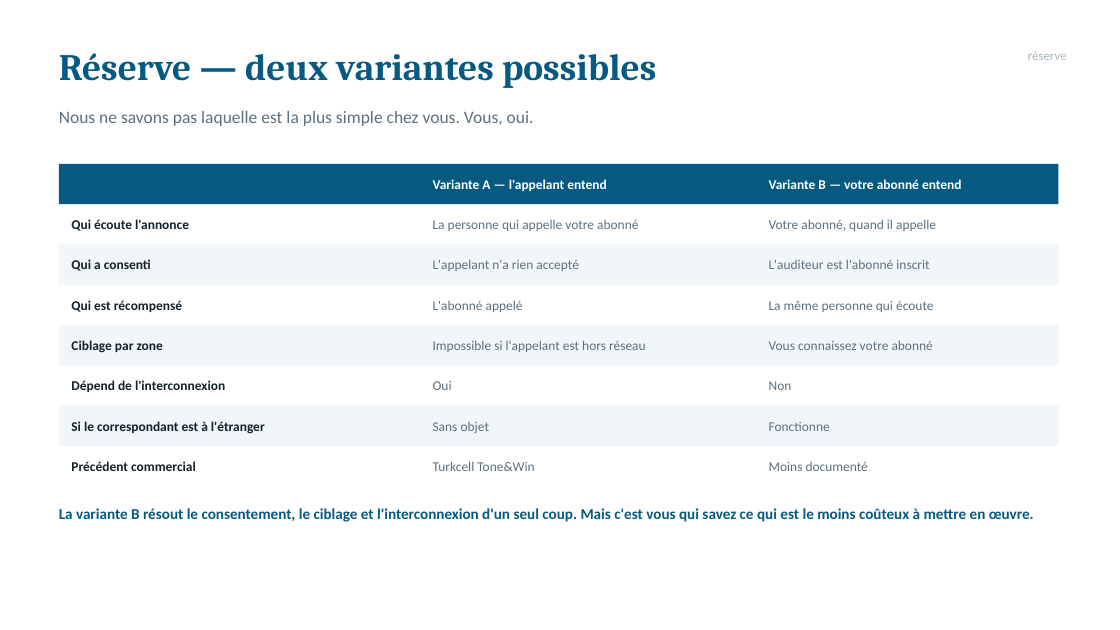
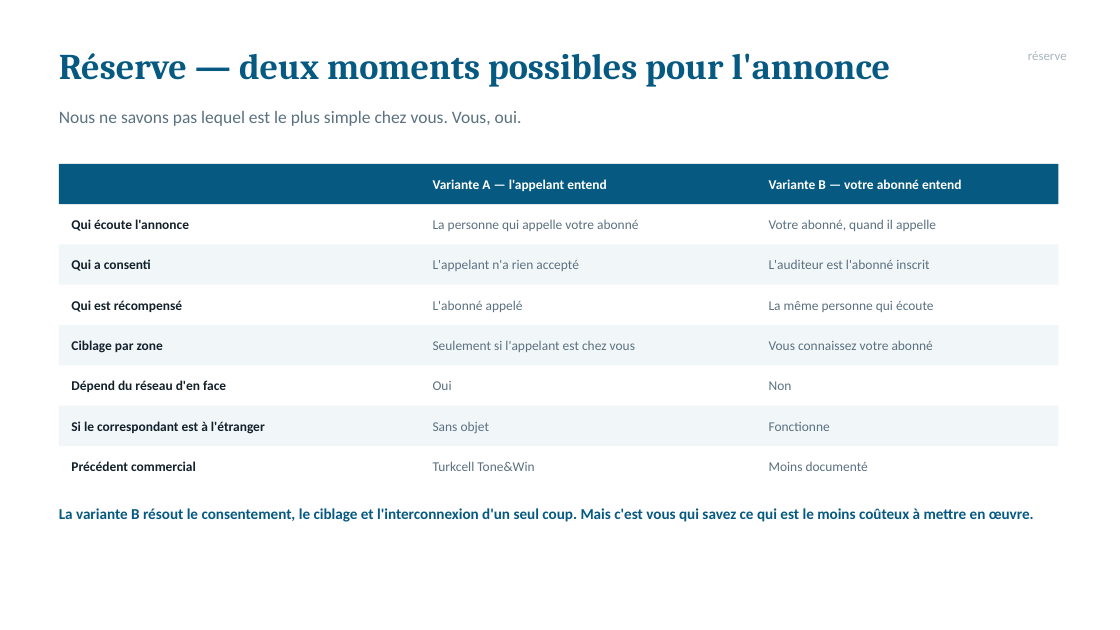
Before and after one commit to techres2boost/mms-consulting, a slide deck: slide 8 of docs/presentation/Call_Com_Orange_Premiere_Rencontre_5min.pptx. Drawn at 1120x630 pixels with LibreOffice and Linux fonts; fonts in the diff are those of the drawing. Boxes give left, top, right and bottom in pixels: in the first picture for what was removed or moved away, otherwise in the second. Text is boxed around its words. In the diff, an @@ line names an element or a change of style, - is before the commit and + after.

```diff
--- a/docs/presentation/Call_Com_Orange_Premiere_Rencontre_5min.pptx
+++ b/docs/presentation/Call_Com_Orange_Premiere_Rencontre_5min.pptx
@@ text at [59, 53, 891, 87]: text changed; size 32 to 31 pt @@
-Réserve — deux variantes possibles
+Réserve — deux moments possibles pour l'annonce
@@ text at [59, 111, 522, 126]: text changed @@
-Nous ne savons pas laquelle est la plus simple chez vous. Vous, oui.
+Nous ne savons pas lequel est le plus simple chez vous. Vous, oui.
@@ text at [433, 341, 635, 352]: text changed @@
-Impossible si l'appelant est hors réseau
+Seulement si l'appelant est chez vous
@@ text at [71, 380, 226, 392]: text changed @@
-Dépend de l'interconnexion
+Dépend du réseau d'en face
```
Also in this commit, not shown: 5 other slides changed, 3 slides added, 3 slides removed, 6 other files.
